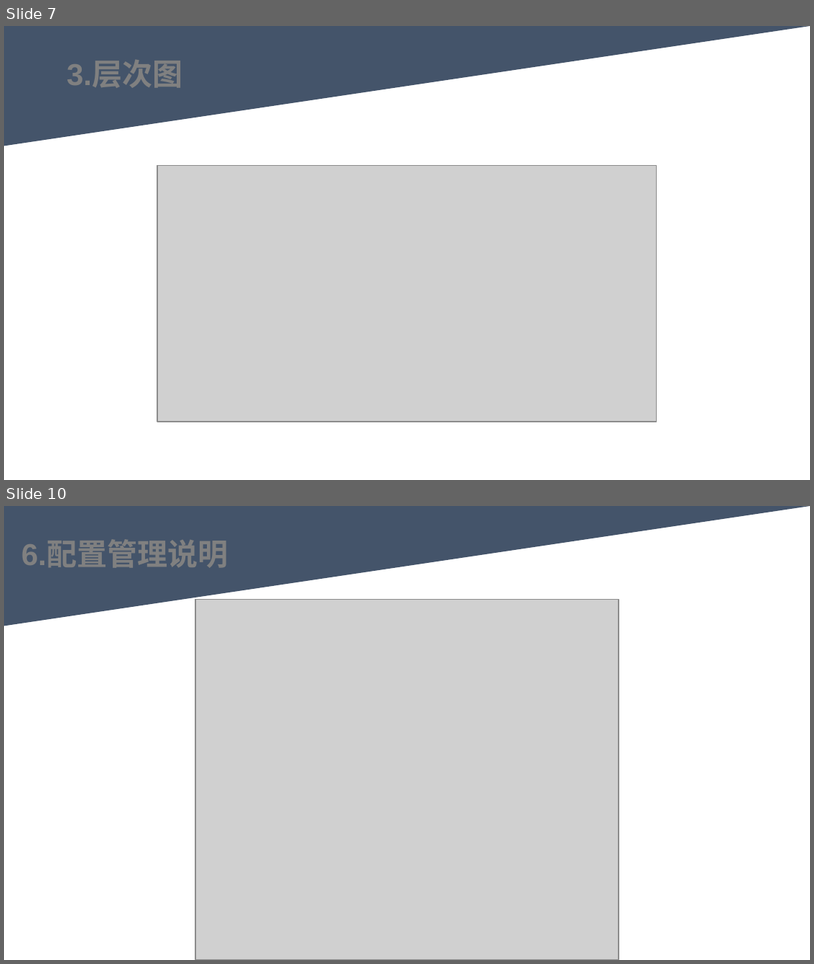
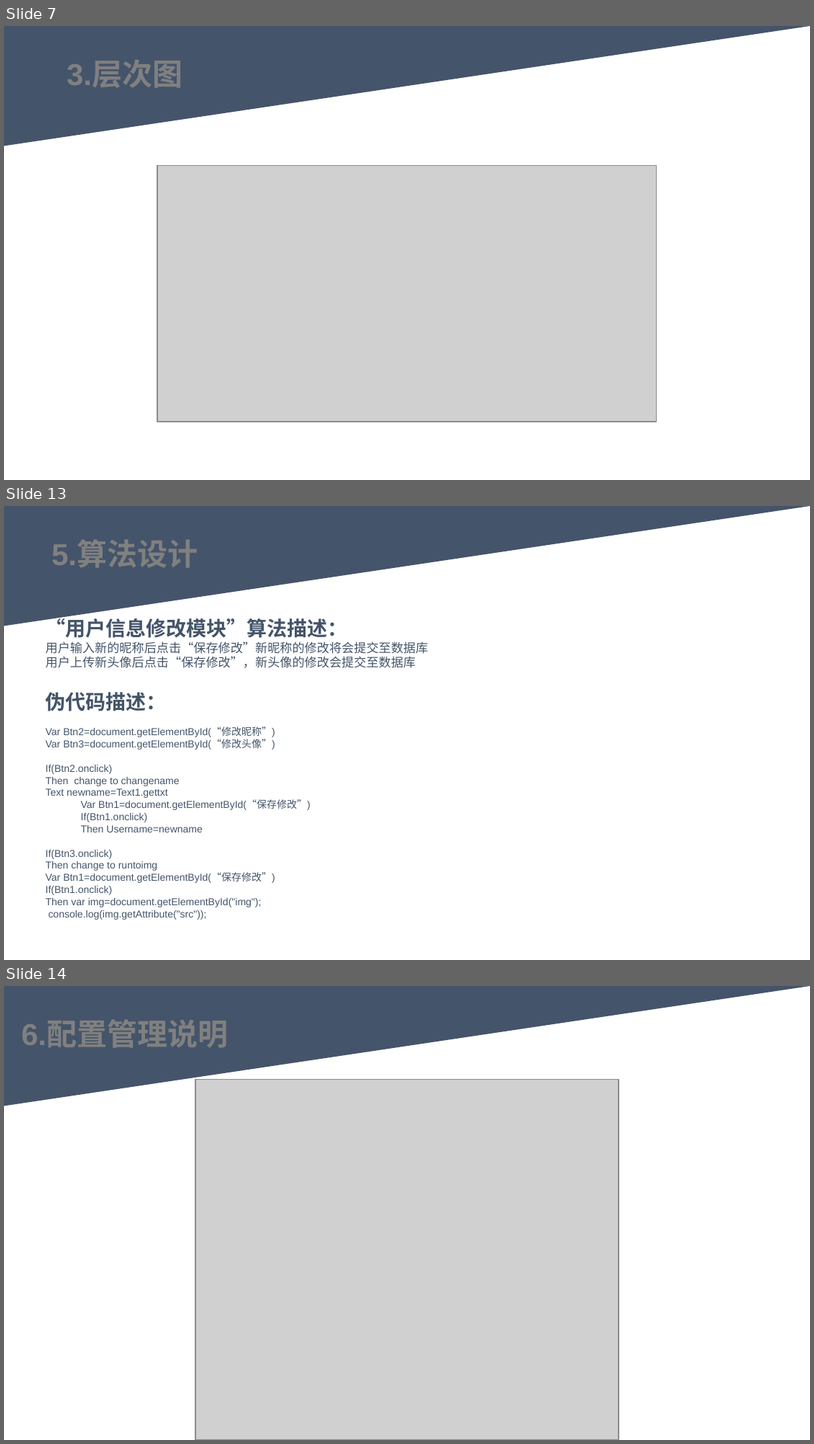
Before and after one commit to youhuyellowman/SE-2022-G06, a slide deck: 项目设计/总体设计PPTv0.0.2.pptx. Shown one above the other, each under a label of ours: slides 7 and 10 before the commit, slides 7, 13 and 14 after it; the slides between them are not shown. The pictures are 814x964 and 814x1444 pixels, drawn with LibreOffice and Linux fonts; fonts in the diff are those of the drawing; grey boxes stand for pictures. Boxes give left, top, right and bottom in pixels: in the first picture for what was removed or moved away, otherwise in the second. Text is boxed around its words. In the diff, an @@ line names an element or a change of style, - is before the commit and + after.

Commit message:
PPT制作完成
PPT修改，总体设计说明文档完善

```diff
--- a/项目设计/总体设计PPTv0.0.2.pptx
+++ b/项目设计/总体设计PPTv0.0.2.pptx
@@ slide 13 added at (4, 506, 810, 960), background #FFFFFF @@
@@ triangle added at (5, 506, 810, 626), fill #44546A, outline #44546A 1 pt @@
@@ text added at (52, 541, 198, 568), 27 pt, text #808080, bold @@
+5.算法设计
@@ text added at (46, 615, 429, 668), 11 pt, text #445469 @@
+“用户信息修改模块”算法描述：
+用户输入新的昵称后点击“保存修改”新昵称的修改将会提交至数据库
+用户上传新头像后点击“保存修改”，新头像的修改会提交至数据库
@@ text added at (46, 692, 311, 919), 9 pt, text #445469 @@
+伪代码描述：
+Var Btn2=document.getElementById(“修改昵称”)
+Var Btn3=document.getElementById(“修改头像”)
+If(Btn2.onclick)
+Then change to changename
+Text newname=Text1.gettxt
+Var Btn1=document.getElementById(“保存修改”)
+If(Btn1.onclick)
+Then Username=newname
+If(Btn3.onclick)
+Then change to runtoimg
+Var Btn1=document.getElementById(“保存修改”)
+If(Btn1.onclick)
+Then var img=document.getElementById("img");
+console.log(img.getAttribute("src"));
@@ what was slide 10 is now slide 14 @@
```
Also in this commit, not shown: 8 slides changed, 5 other slides added, 2 other files.
